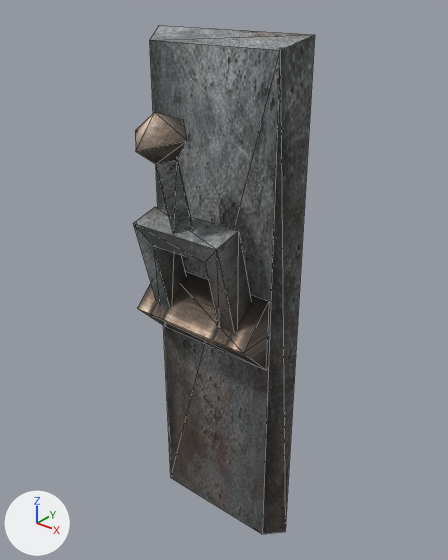
The glTF model worlds/mm9/models/mm9_deco_switch02.glb: old version first, new version second.
Both versions are drawn from a camera (50 mm lens) standing at (0.501, -0.563, 0.815) and looking at (0.014, 0.047, 0.437). Arrows for +X, +Y and +Z are at lower left; the lights stay in place. The picture after the commit comes second. Mesh edges are drawn as thin lines. Vertices at exactly the same position are counted once.

Objects in the first picture: 'Switch02'.
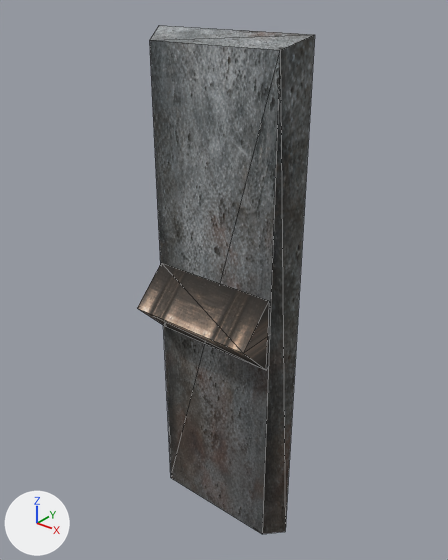
Pixel boxes [x1, y1, x2, y2] of what changed, in the pictures (448 x 560 px):
'Switch02', reshaped
    before: [133, 26, 315, 534]
    after: [137, 26, 315, 534]
part 1 of me_switch02, deleted
    before: [133, 207, 251, 333]
part 2 of me_switch02, deleted
    before: [135, 113, 193, 234]

The change, as a list of edits to the scene's bpy script:
```text
Change me_switch02:
    used by ob_switch02; location = (0.0, 0.0, 0.0)
    remove me_switch02.from_pydata(...)  # 48 vertices, 78 faces; spans x -0.119..0.119, y -0.09..0.09, z 0.0..0.76
    add me_switch02.from_pydata(...)  # 18 vertices, 26 faces; spans x -0.119..0.119, y -0.018..0.09, z 0.0..0.76
    me_switch02 part 1: the loose piece of 16 vertices spanning x -0.07..0.072, y -0.039..0.046, z 0.368..0.538 is deleted
    me_switch02 part 2: the loose piece of 14 vertices spanning x -0.043..0.04, y -0.09..0.0, z 0.526..0.68 is deleted
```
